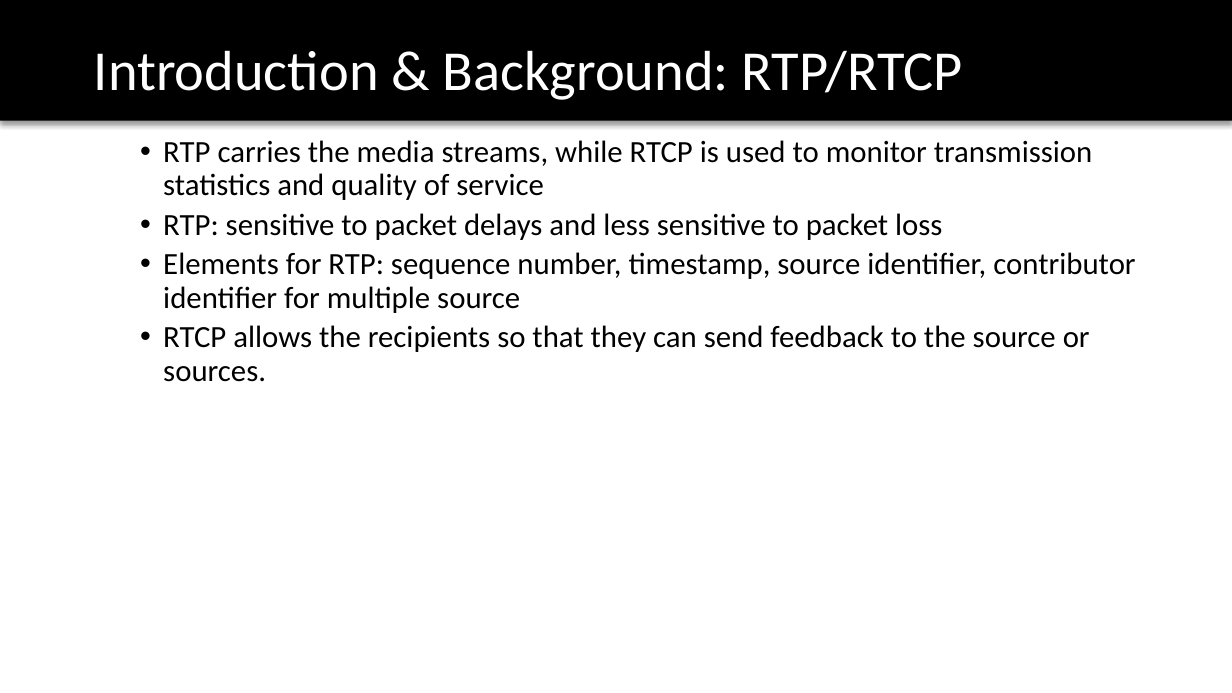
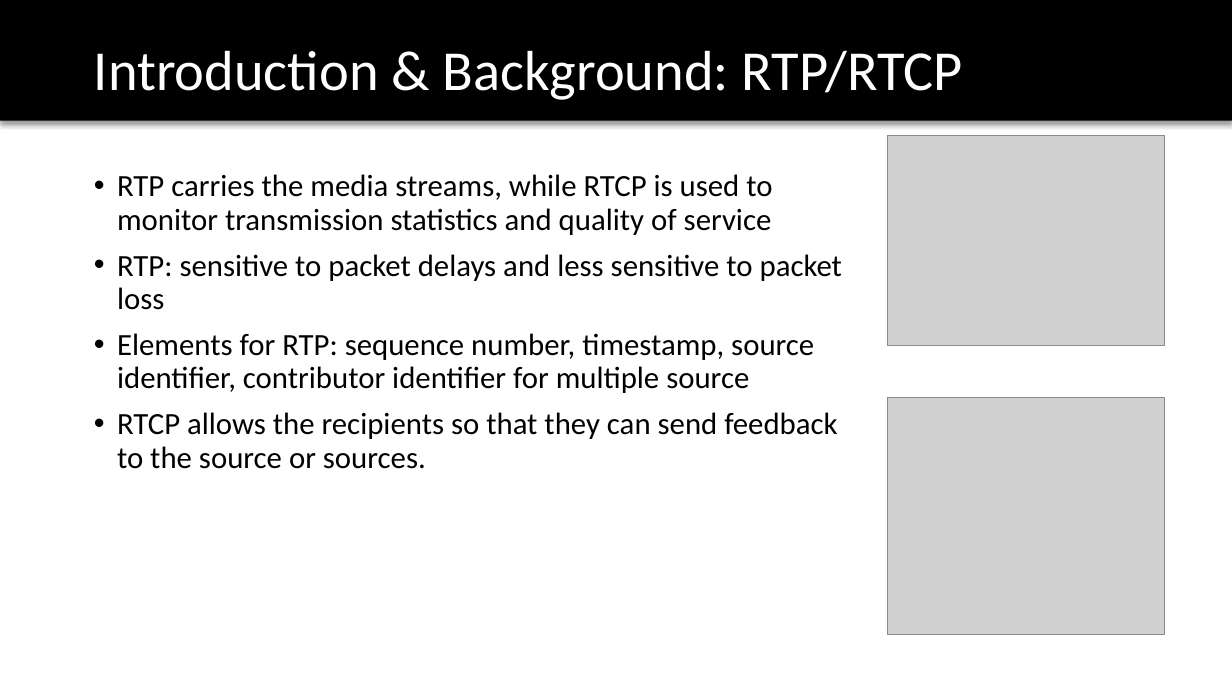
Before and after one commit to TrupeshKumarPatel/IoT_RaspberryPi, a slide deck: slide 9 of project_presentation/VoIP_final_presentation.pptx. Drawn at 1232x693 pixels with LibreOffice and Linux fonts; fonts in the diff are those of the drawing; grey boxes stand for pictures; background and template pictures are left out. Boxes give left, top, right and bottom in pixels: in the first picture for what was removed or moved away, otherwise in the second. Text is boxed around its words. In the diff, an @@ line names an element or a change of style, - is before the commit and + after.

```diff
--- a/project_presentation/VoIP_final_presentation.pptx
+++ b/project_presentation/VoIP_final_presentation.pptx
@@ picture added at bbox=[888, 135, 1165, 346] @@
@@ text "RTP carries the media streams, ...": place and size @@
-text "RTP carries the media streams, ..." at bbox=[163, 140, 1135, 382]
+text "RTP carries the media streams, ..." at bbox=[117, 174, 842, 469]
@@ text "RTP carries the media streams, ..." at bbox=[117, 174, 842, 469]: list level 2 to 1 in "RTP carries the media streams, ..."; list level 2 to 1 in "RTP: sensitive to packet delays ..."; list level 2 to 1 in "Elements for RTP: sequence number, ..."; list level 2 to 1 in "RTCP allows the recipients so ..." @@
@@ picture added at bbox=[888, 397, 1165, 635] @@
```
Also in this commit, not shown: 7 other slides changed, 6 slides added, 1 slide removed, 2 other files.
